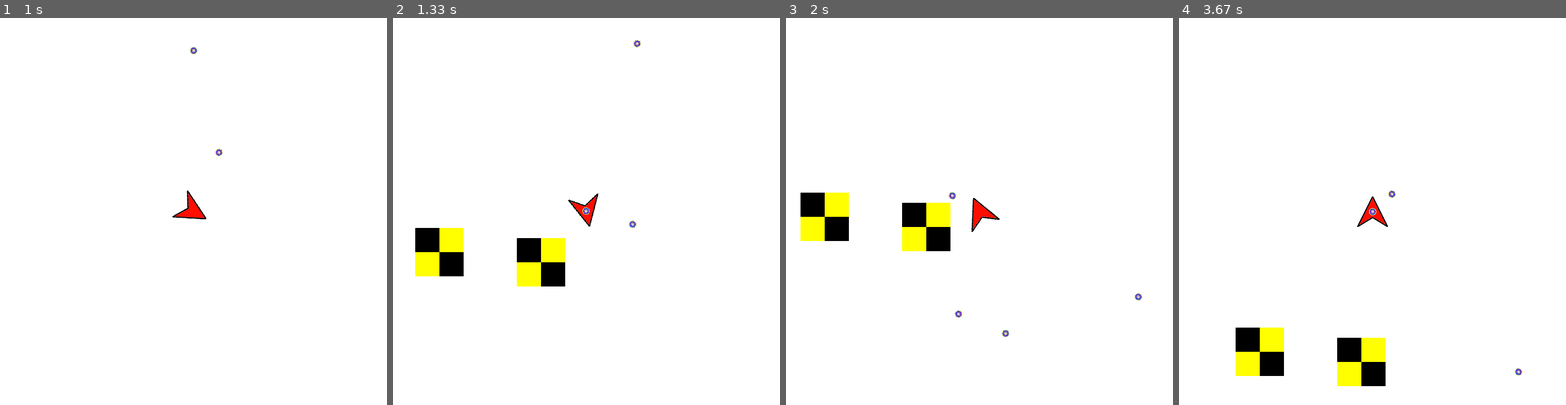
Above: before the commit, frames 1-4 (left to right).
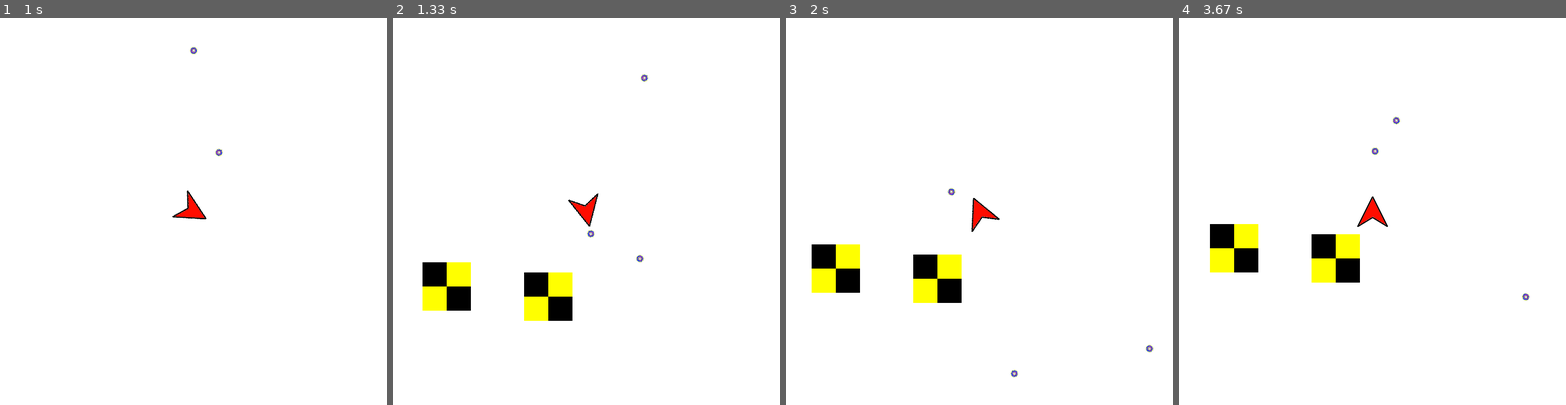
Above: after the commit, the same moments.

Repository: Redfrog80/Capsher-Game-Jam-Spring-2023
Game: pygame game, started from test/WorldTest.py
Same seed, same stepped clock (60 frames per second), same inputs: the game is played once before the commit and once after it.
Inputs:
- Up to frame 1 (1 s): tap Space at 0.33, 0.73 s; hold Right from 0.67 s (still down)
- Up to frame 2 (1.33 s): tap Space at 1.03, 1.23 s; release Right at 1.13 s; hold Up from 1.17 s (still down)
- Up to frame 3 (2 s): release Up at 1.47 s; hold Right 1.5-1.97 s; tap Space at 1.57, 1.87 s
- Up to frame 4 (3.67 s): hold Left 2-2.53 s; tap Space at 2.07, 2.37, 2.63, 2.97, 3.27, 3.4 s; hold Down 2.57-2.87 s; hold Left 2.9-3.3 s; hold Up from 3.33 s (still down)

Frame 1 is identical in both runs. In frame 2, 5.5% of the frame differs, in the area x 5-66%, y 5-79%; in frame 3, 6.4%, in the area x 3-95%, y 43-93%; in frame 4, 6.4%.

Commit message:
some minor update

Diff:
--- a/lib/objects/Gun.py
+++ b/lib/objects/Gun.py
@@ -33,7 +33,7 @@
 
         if mouse.get_pos()[0] > self.campos[0]:
             mangle += 180;
-        print(mangle);
+        # print(mangle);
 
         if abs(gsimpRot - mangle) < 2.1 :
             #if the angle of the mouse is close enough to the angle of the gun
--- a/lib/objects/Player.py
+++ b/lib/objects/Player.py
@@ -1,7 +1,7 @@
 from .Playable import Playable
 from .ProjectTile import Projectile
 import math
-from misc import *
+from lib.misc import *
 
 
 class Player(Playable):
@@ -11,8 +11,8 @@
     def __init__(self, name: str = "", pos: tuple = (0, 0), size: tuple = (0, 0),
                  img: str = "resources/images/notfound.png"):
         super().__init__(name, pos, size, img)
-        self.trackRot = False;
-        self.accMag = 0.0003;
+        self.trackRot = False
+        self.accMag = 200
 
     def rotateLeft(self):
         self.rotvel = self.rotspeedMax
@@ -21,10 +21,10 @@
         self.rotvel = -self.rotspeedMax
 
     def goForward(self):
-        self.speed = self.speedMax
+        self.acc = (-self.accMag * math.sin(self.rot * math.pi / 180), -self.accMag * math.cos(self.rot * math.pi / 180))
 
     def goBack(self):
-        self.speed = -self.speedMax
+        self.acc = (self.accMag * math.sin(self.rot * math.pi / 180), self.accMag * math.cos(self.rot * math.pi / 180))
 
     def rotateLeftStop(self):
         self.rotvel = 0
@@ -33,10 +33,10 @@
         self.rotvel = 0
 
     def goForwardStop(self):
-        self.speed = 0
+        self.acc = (0, 0)
 
     def goBackStop(self):
-        self.speed = 0
+        self.acc = (0, 0)
 
     def shoot(self, name: str):
         """
@@ -48,10 +48,11 @@
 
     def update(self, dt: float, **kwargs):
         if self.trackRot and self.acc != (0, 0):
-            self.acc = ((-self.accMag * sin(self.rot * pi / 180), -self.accMag * cos(self.rot * pi / 180)))
+            self.acc = (-self.accMag * math.sin(self.rot * math.pi / 180), -self.accMag * math.cos(self.rot * math.pi / 180))
         self.pos = addTuple(self.pos, mulTuple(self.vel, dt))
         self.boundCenterToPos()
         self.vel = addTuple(self.vel, mulTuple(self.acc, dt))
+        # self.vel = addTuple(self.vel, (1, 1))
         # rotation
         self.rot += self.rotvel * dt
-        self.vel = (-self.speed*math.sin(math.radians(self.rot)), -self.speed*math.cos(math.radians(self.rot)))
+        # self.vel = (-self.speed*math.sin(math.radians(self.rot)), -self.speed*math.cos(math.radians(self.rot)))
--- a/src/main.py
+++ b/src/main.py
@@ -1,6 +1,6 @@
 import pygame
-from pygame.locals import *;
-from math import *;
+from pygame.locals import *
+from math import *
 
 #print(468.51563%360);
 
@@ -9,7 +9,7 @@
         import sys
         from os import path
         sys.path.append( path.dirname( path.dirname( path.abspath(__file__) ) ) )
-        from lib.objects import *;
+        from lib.objects import *
         #from lib.imageDict import *
     else:
         from ..lib.objects import *
@@ -25,7 +25,7 @@
 FPS = 60
 clock = pygame.time.Clock()
 
-handler = [];
+handler = []
 testThing = GameObject("reeeeee", (100, 100), (64, 64));
 testThing1 = GameObject("reeeeeee", (1900, 1000), (64, 64));
 testThing2 = GameObject("reeeeeeee", (1300, 800), (64, 64));
@@ -33,78 +33,79 @@
 
 player = Player("player", (0, 0), (64, 64), "resources/images/directionalTest.png");
 gun = Gun("gun", (0, 0), (10, 10), win.get_size(), "resources/images/directionalTest.png");
+player.setStat(0, 100, 0, 100, 500, 360)
+player.trackRot = True
 
 camera = Camera("camera", (0, 0), win.get_size());
 
 
 
 #handler.append(player);
-handler.append(testThing);
-handler.append(testThing1);
-handler.append(testThing2);
-handler.append(testThing3);
-handler.append(gun);
-handler.append(player);
+handler.append(testThing)
+handler.append(testThing1)
+handler.append(testThing2)
+handler.append(testThing3)
+handler.append(gun)
+handler.append(player)
 
-camera.trackCenter(player);
+camera.trackCenter(player)
 run = True
 while run:
     #print(camera.pos);
     #print(player.trackRot);
-    dt = clock.tick(FPS)
+    dt = clock.tick(FPS) / 1000
     #print(str(clock.get_fps()) + " dt:" + str(dt))
 
     #set position of gun to always be on the player
-    gun.pos = player.pos;
+    gun.pos = player.pos
     for event in pygame.event.get():
         if event.type == pygame.QUIT:
             run = False
         if event.type == KEYDOWN:
             if event.key == K_w:
-                #print("ship go forward");
-                player.setAccel((-player.accMag * sin(player.rot * pi / 180), -player.accMag * cos(player.rot * pi / 180)));
-
+                #print("ship go forward")
+                player.acc = (-player.accMag * sin(player.rot * pi / 180), -player.accMag * cos(player.rot * pi / 180))
             if event.key == K_s:
-                player.setAccel((player.accMag * sin(player.rot * pi / 180), player.accMag * cos(player.rot * pi / 180)));
+                player.acc = (player.accMag * sin(player.rot * pi / 180), player.accMag * cos(player.rot * pi / 180))
                 #ship go backward
             if event.key == K_a:
                 #ship go ccw
-                player.rotv = 2;
-                player.trackRot = True;
-                pass;
+                player.rotateLeft()
+                player.trackRot = True
+                pass
             if event.key == K_d:
                 #ship go cw
-                player.rotv = -2;
-                player.trackRot = True;
+                player.rotateRight()
+                player.trackRot = True
                 pass;
         if event.type == KEYUP:
             if event.key == K_w:
                 #print("ship go forward");
                 #stop acceleration
-                player.setAccel((0, 0));
+                player.acc = (0, 0)
 
             if event.key == K_s:
                 #stop acceleration
-                player.setAccel((0, 0));
+                player.acc = (0, 0)
             if event.key == K_a:
                 #player stop rotating
-                player.rotv = 0;
-                player.trackRot = False;
+                player.rotateLeftStop()
+                player.trackRot = False
                 pass;
             if event.key == K_d:
-                player.rotv = 0;
-                player.trackRot = False;
+                player.rotateRightStop()
+                player.trackRot = False
                 #player stop rotating
                 pass;
         if event.type == MOUSEBUTTONDOWN:
             #SHOOT
-            pass;
+            pass
 
-    camera.update();
-    win.fill((255, 255, 255));
+    camera.update()
+    win.fill((255, 255, 255))
     for i in handler:
-        i.render(win, camera);
-        i.update(dt);
-    pygame.display.update();
+        i.render(win, camera)
+        i.update(dt)
+    pygame.display.update()
 
 pygame.quit()
Not shown, changed: .gitignore
